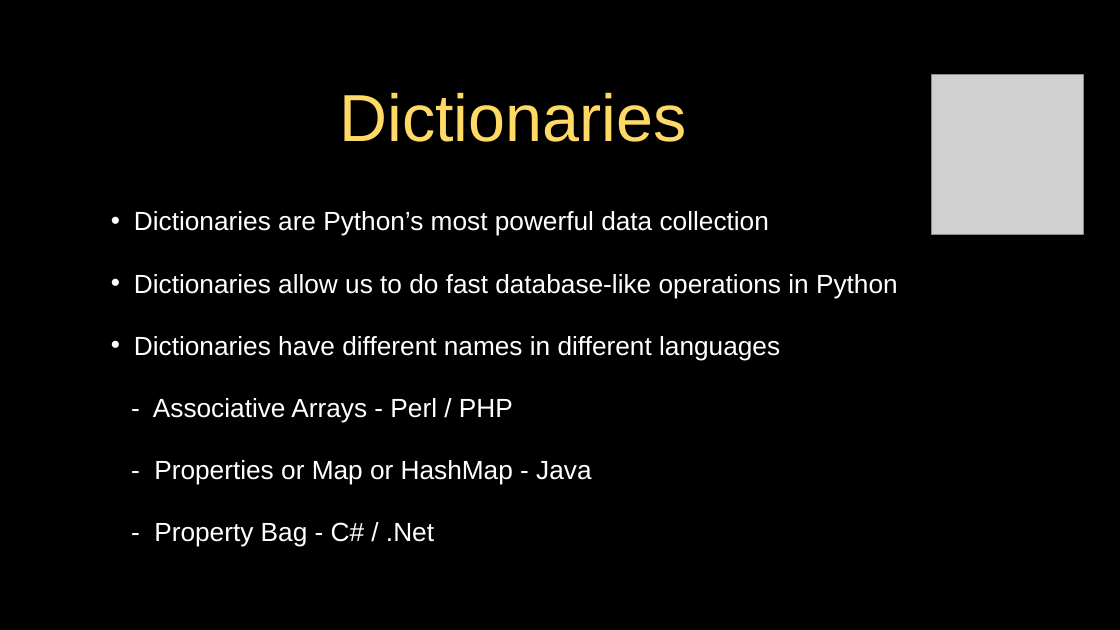
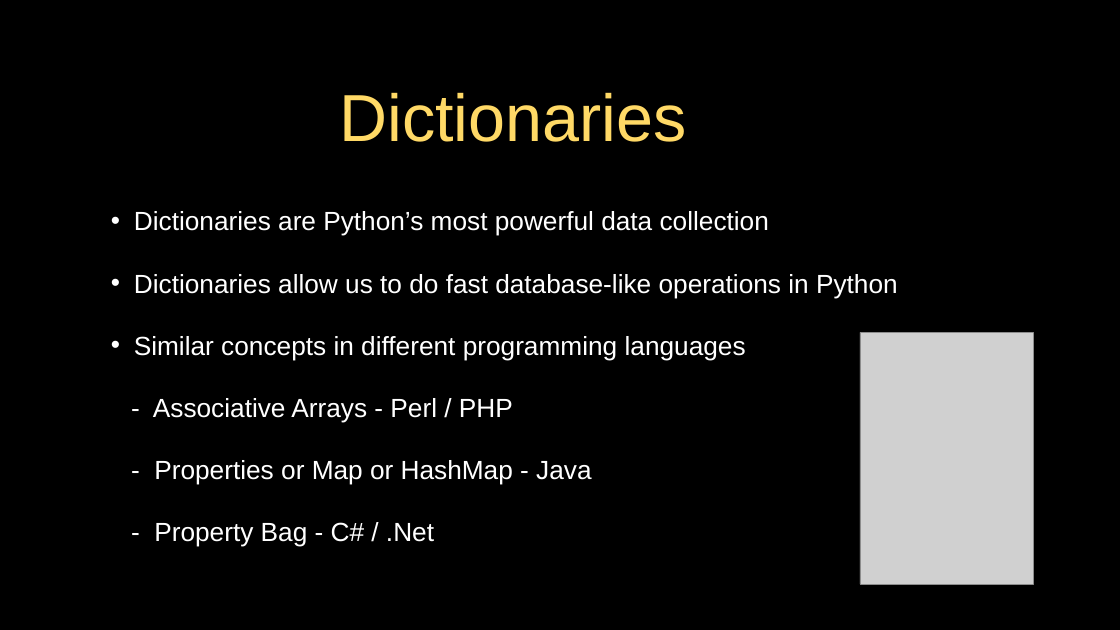
Before and after one commit to csev/py4e, a slide deck: slide 5 of lectures3/Pythonlearn-09-Dictionaries.pptx (slide 6 before the commit). Drawn at 1120x630 pixels with LibreOffice and Linux fonts; fonts in the diff are those of the drawing; grey boxes stand for pictures. Boxes give left, top, right and bottom in pixels: in the first picture for what was removed or moved away, otherwise in the second. Text is boxed around its words. In the diff, an @@ line names an element or a change of style, - is before the commit and + after.

```diff
--- a/lectures3/Pythonlearn-09-Dictionaries.pptx
+++ b/lectures3/Pythonlearn-09-Dictionaries.pptx
@@ picture removed at [931, 74, 1083, 234] @@
@@ text at [134, 336, 746, 360]: text changed @@
-• Dictionaries have different names in different languages
+• Similar concepts in different programming languages
@@ picture added at [860, 333, 1033, 585] @@
```
Also in this commit, not shown: 5 other slides changed, 2 slides added, 2 slides removed, 3 other files.
